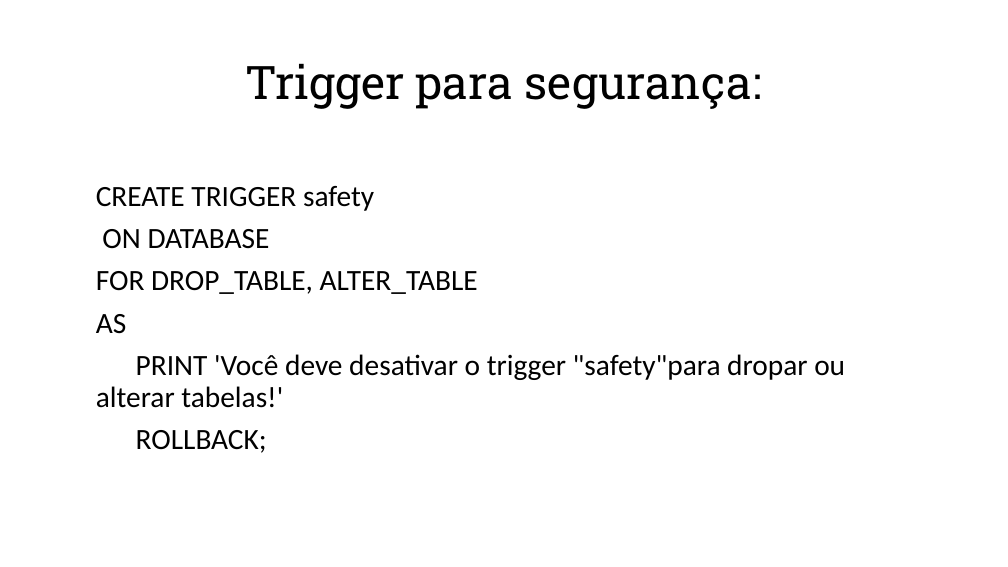
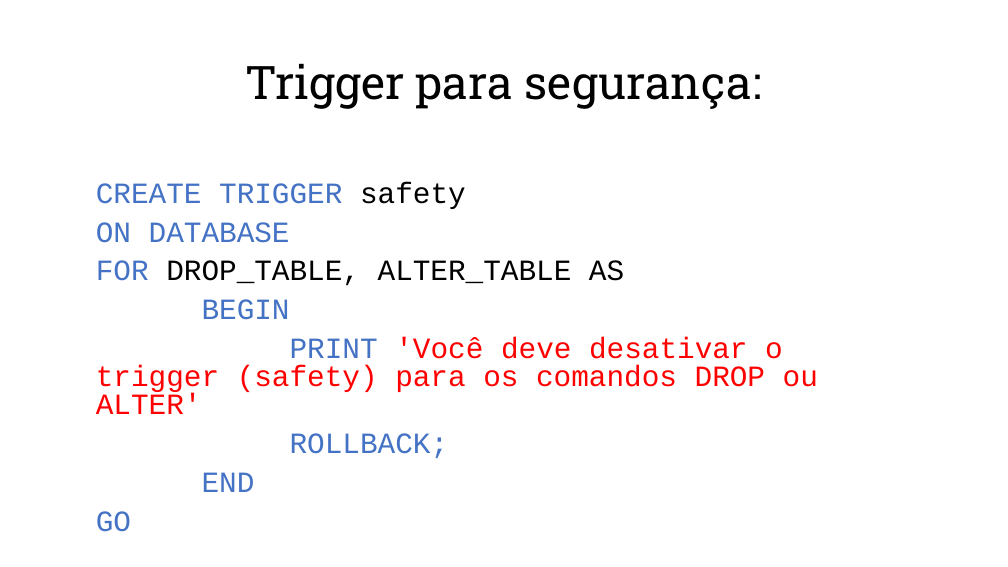
Before and after one commit to carlosmorette/triggers-sql, a slide deck: slide 6 of Apresentação.pptx (slide 5 before the commit). Drawn at 1008x567 pixels with LibreOffice and Linux fonts; fonts in the diff are those of the drawing. Boxes give left, top, right and bottom in pixels: in the first picture for what was removed or moved away, otherwise in the second. Text is boxed around its words. In the diff, an @@ line names an element or a change of style, - is before the commit and + after.

```diff
--- a/Apresentação.pptx
+++ b/Apresentação.pptx
@@ text at (96,182,466,459): font Calibri to Courier New in "CREATE TRIGGER safety", "ON DATABASE", "ROLLBACK;"; text colour #000000 to #4472C4 in "CREATE TRIGGER", "ON DATABASE", "ROLLBACK;"; line spacing 0.9 to 0.8 @@
@@ text at (96,260,818,414): text changed; font Calibri to Courier New; text colour #000000 to #FF0000 @@
-FOR DROP_TABLE, ALTER_TABLE
-AS
-PRINT 'Você deve desativar o trigger "safety"para dropar ou alterar tabelas!'
+FOR DROP_TABLE, ALTER_TABLE AS
+BEGIN
+PRINT 'Você deve desativar o trigger (safety) para os comandos DROP ou ALTER'
@@ text at (96,472,255,532): paragraphs added @@
+END
+GO
```
Also in this commit, not shown: 3 other slides changed, 1 slide added, 6 other files.
